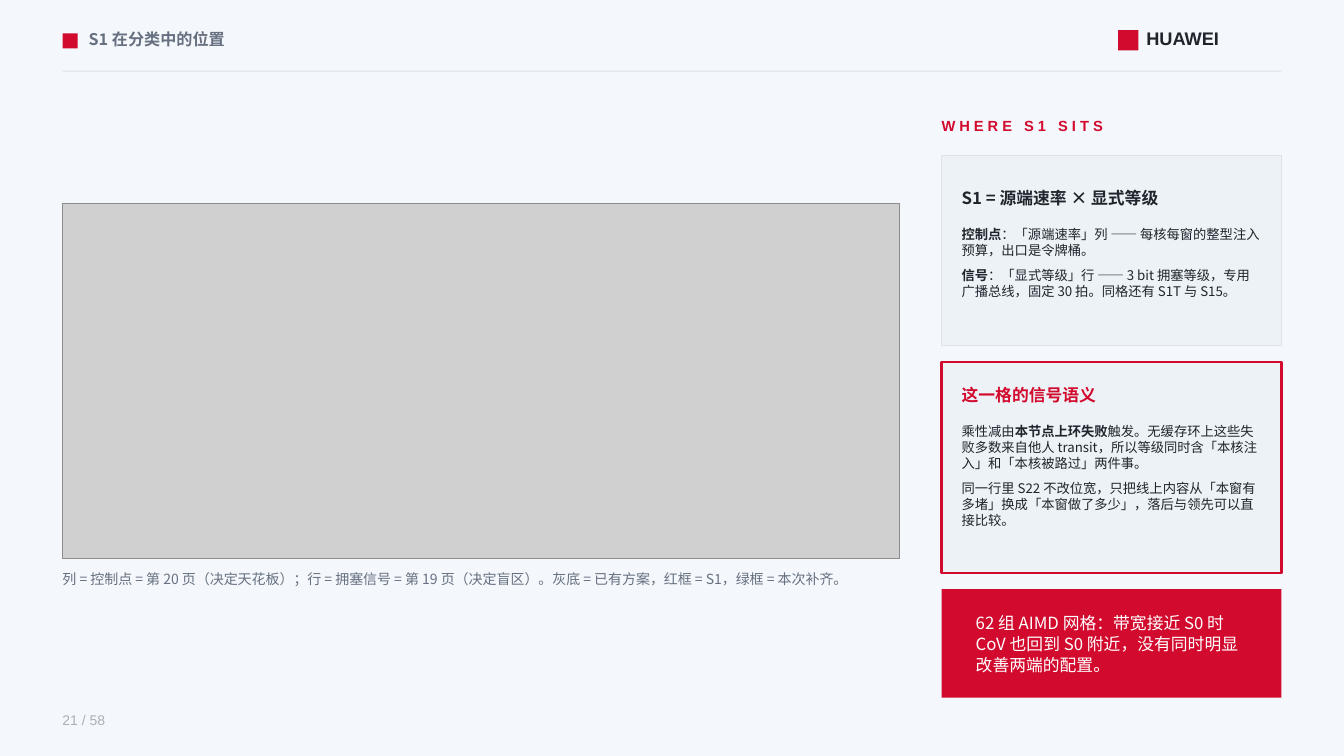
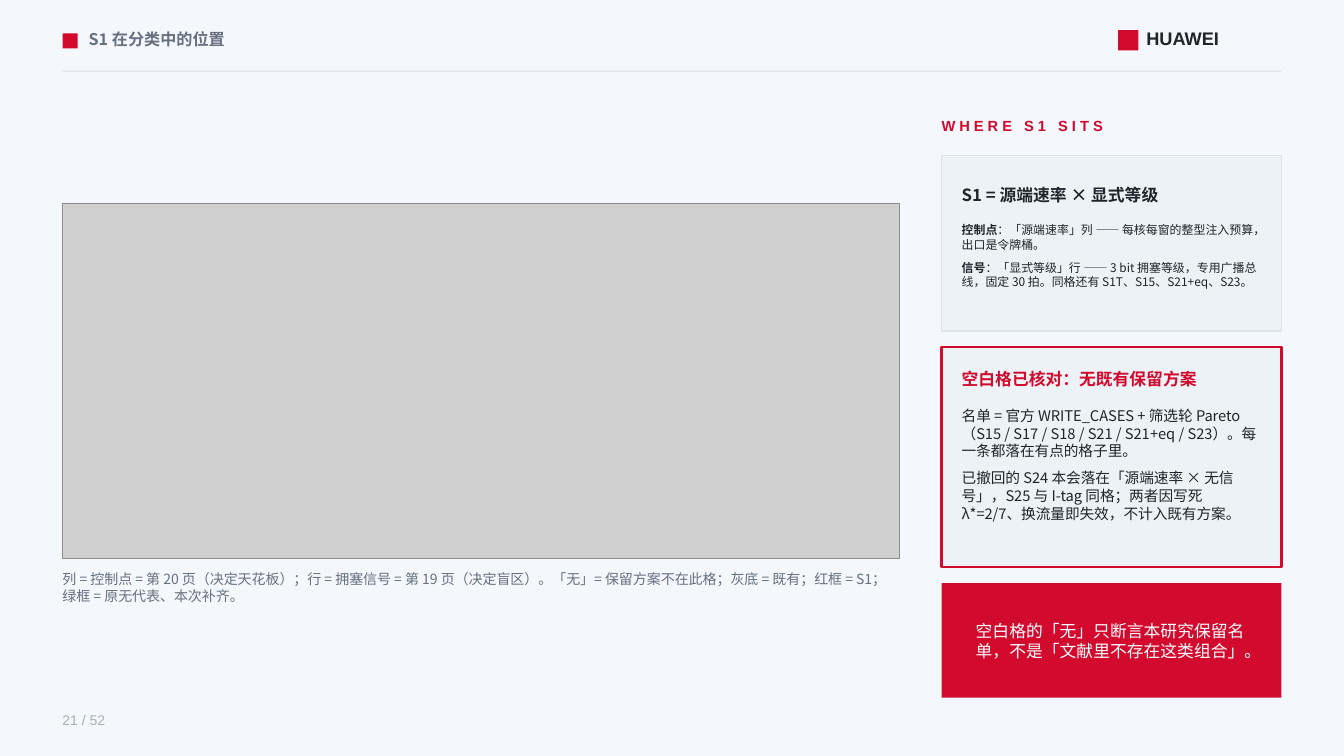
Before and after one commit to lukebest/booksim2, a slide deck: slide 21 of ppt/ring2-write-fairness.pptx. Drawn at 1344x756 pixels with LibreOffice and Linux fonts; fonts in the diff are those of the drawing; grey boxes stand for pictures. Boxes give left, top, right and bottom in pixels: in the first picture for what was removed or moved away, otherwise in the second. Text is boxed around its words. In the diff, an @@ line names an element or a change of style, - is before the commit and + after.

```diff
--- a/ppt/ring2-write-fairness.pptx
+++ b/ppt/ring2-write-fairness.pptx
@@ rectangle: place and size @@
-rectangle at <box>942,155,1281,346</box>
+rectangle at <box>942,155,1281,331</box>
@@ text at <box>962,224,1265,250</box>: size 9.5 to 8.5 pt in "控制点：「源端速率」列 —— 每核每窗的整型注入预算，出口是令牌桶。" @@
@@ text at <box>962,262,1256,289</box>: text changed; size 9.5 to 8.5 pt @@
-信号：「显式等级」行 —— 3 bit 拥塞等级，专用广播总线，固定 30 拍。同格还有 S1T 与 S15。
+信号：「显式等级」行 —— 3 bit 拥塞等级，专用广播总线，固定 30 拍。同格还有 S1T、S15、S21+eq、S23。
@@ rectangle: place and size @@
-rectangle at <box>942,362,1281,573</box>
+rectangle at <box>942,347,1281,567</box>
@@ text at <box>962,370,1197,387</box>: text changed @@
-这一格的信号语义
+空白格已核对：无既有保留方案
@@ text at <box>962,408,1257,522</box>: text changed; size 9.5 to 10.5 pt @@
-乘性减由本节点上环失败触发。无缓存环上这些失败多数来自他人 transit，所以等级同时含「本核注入」和「本核被路过」两件事。
-同一行里 S22 不改位宽，只把线上内容从「本窗有多堵」换成「本窗做了多少」，落后与领先可以直接比较。
+名单 = 官方 WRITE_CASES + 筛选轮 Pareto（S15 / S17 / S18 / S21 / S21+eq / S23）。每一条都落在有点的格子里。
+已撤回的 S24 本会落在「源端速率 × 无信号」，S25 与 I-tag 同格；两者因写死 λ*=2/7、换流量即失效，不计入既有方案。
@@ text at <box>62,572,886,602</box>: text changed @@
-列 = 控制点 = 第 20 页（决定天花板）；行 = 拥塞信号 = 第 19 页（决定盲区）。灰底 = 已有方案，红框 = S1，绿框 = 本次补齐。
+列 = 控制点 = 第 20 页（决定天花板）；行 = 拥塞信号 = 第 19 页（决定盲区）。「无」= 保留方案不在此格；灰底 = 既有；红框 = S1；绿框 = 原无代表、本次补齐。
@@ rectangle: place and size @@
-rectangle at <box>942,589,1281,698</box>
+rectangle at <box>942,584,1281,698</box>
@@ text at <box>976,622,1262,659</box>: text changed @@
-62 组 AIMD 网格：带宽接近 S0 时 CoV 也回到 S0 附近，没有同时明显改善两端的配置。
+空白格的「无」只断言本研究保留名单，不是「文献里不存在这类组合」。
@@ text at <box>62,715,106,725</box>: text changed @@
-21 / 58
+21 / 52
```
Also in this commit, not shown: 49 other slides changed, 1 slide added, 7 slides removed, 5 other files.
